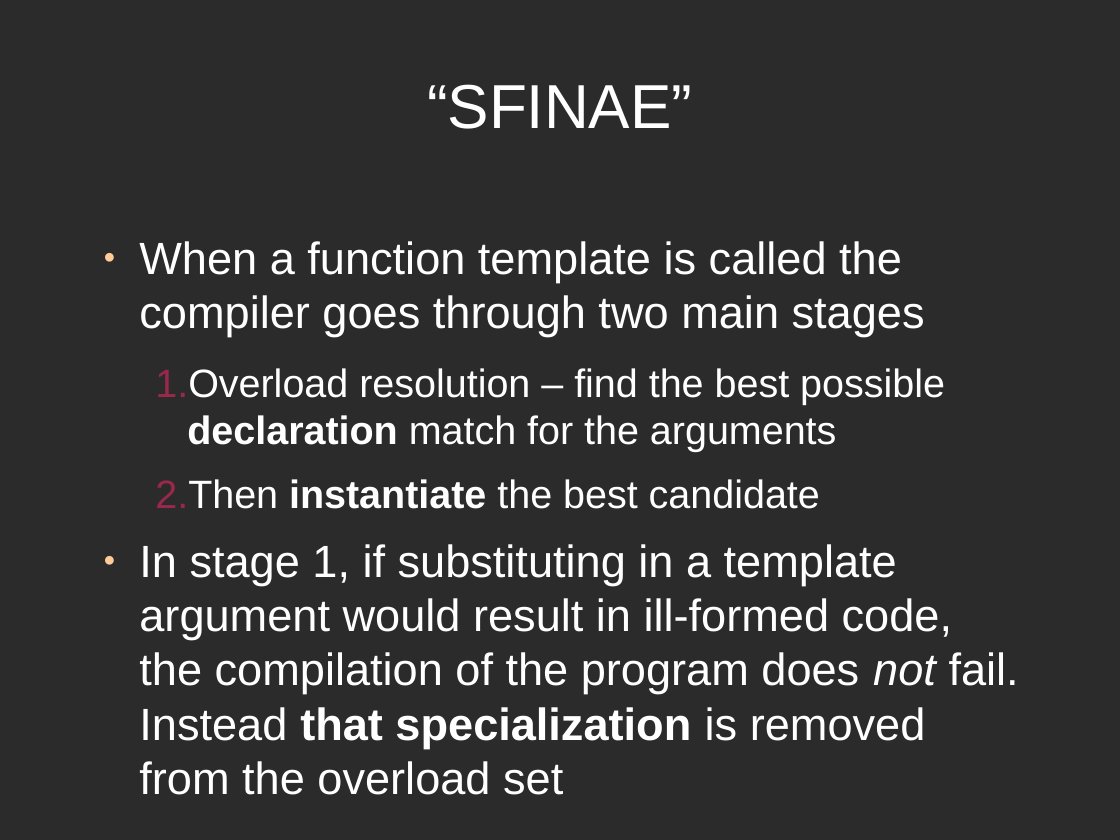
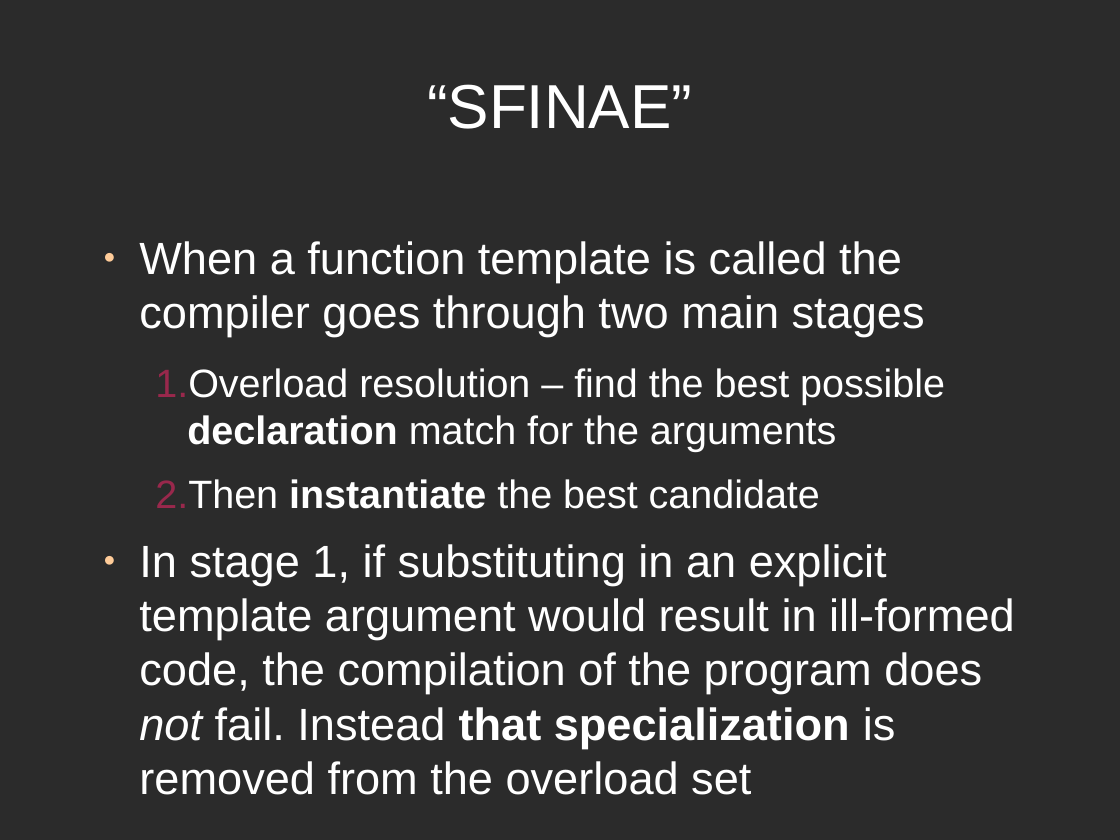
Before and after one commit to rogerorr/articles, a slide deck: slide 15 of Making_Templates_Easier/Making_Templates_Easier.odp. Drawn at 1120x840 pixels with LibreOffice and Linux fonts; fonts in the diff are those of the drawing; background and template pictures are left out; a plain dark background stands for a picture behind light text. Boxes give left, top, right and bottom in pixels: in the first picture for what was removed or moved away, otherwise in the second. Text is boxed around its words. In the diff, an @@ line names an element or a change of style, - is before the commit and + after.

```diff
--- a/Making_Templates_Easier/Making_Templates_Easier.odp
+++ b/Making_Templates_Easier/Making_Templates_Easier.odp
@@ text at <box>139,544,1015,795</box>: text changed @@
-● In stage 1, if substituting in a template argument would result in ill-formed code, the compilation of the program does not fail. Instead that specialization is removed from the overload set
+● In stage 1, if substituting in an explicit template argument would result in ill-formed code, the compilation of the program does not fail. Instead that specialization is removed from the overload set
```
Also in this commit, not shown: 31 other slides changed, 3 slides added, 4 slides removed.
